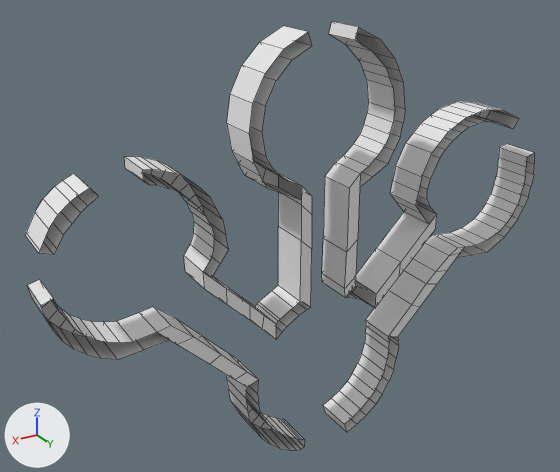
The FBX model Assets/Models/Levels/Addon.fbx, before and after one commit.
Both versions are drawn from a 50 mm lens placed at (95.3, 136.2, 118.1), pointed at (7.1, -10.8, 44.6). The axes (+X, +Y, +Z) are drawn at lower left. The lights are the same throughout. Mesh edges are drawn as thin lines. Where no turn or scale is listed for an object, it has been applied to the vertices. Vertices at the same position are counted once.

The first picture shows 'Walls', 'Walls to Asymmetry', 'Walls to Critical Path', 'Walls to Intimacy'.
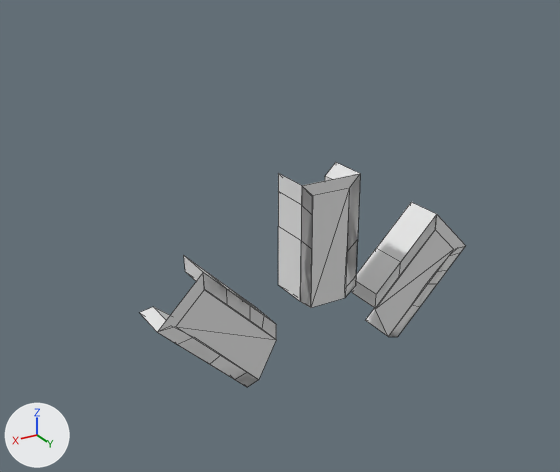
Commit message: widened the moving floors in transition path.

Changed parts and their boxes [x1, y1, x2, y2] in the pictures (560 x 472 px):
'Walls', hidden
    before: [25, 21, 534, 451]
'Floors to Asymmetry', shown
    after: [158, 272, 276, 387]
'Floors to Critical Path', shown
    after: [300, 174, 360, 308]
'Walls to Asymmetry', reshaped
    before: [154, 272, 276, 387]
    after: [140, 256, 276, 387]
'Floors to Intimacy', now drawn
    after: [376, 214, 466, 337]
part 1 of me_cylinder_007, added
    after: [203, 272, 276, 340]
part 2 of me_cylinder_007, added
    after: [158, 327, 258, 387]
part 3 of me_cylinder_006, added
    after: [345, 177, 360, 297]
part 4 of me_cylinder_006, added
    after: [300, 188, 313, 308]
part 5 of me_cylinder_004, added
    after: [184, 256, 203, 281]
part 6 of me_cylinder_004, added
    after: [140, 307, 166, 332]
part 7 of me_cylinder_005, added
    after: [376, 214, 437, 308]
part 8 of me_cylinder_005, added
    after: [391, 246, 465, 337]

Diff of the bpy script that builds the scene:
```diff
--- a/Assets/Models/Levels/Addon.fbx.py
+++ b/Assets/Models/Levels/Addon.fbx.py
@@ me_cylinder_007 @@
 me_cylinder_007.from_pydata(...)  # 6 vertices, 3 faces; spans x 14.6..43.9, y 0.0, z 14.3..45.9
 # verts and faces of me_cylinder_007; kept vertices keep their numbers, new ones are numbered from 6
+# me_cylinder_007 part 1
+verts[6] = (14.6, 0.0, 27.9)  # pixel (276, 324)
+faces += [(0, 4, 6, 2)]
+# me_cylinder_007 part 2
+verts[7] = (22.6, 0.0, 13.3)  # pixel (247, 387)
+faces += [(1, 3, 7, 5)]
 me_cylinder_007.materials.append(mat_puzzleconnector)
@@ me_cylinder_004 @@
 me_cylinder_004.from_pydata(...)  # 40 vertices, 32 faces; spans x 14.6..43.9, y -10.0..0.0, z 13.3..45.9
 # verts and faces of me_cylinder_004; kept vertices keep their numbers, new ones are numbered from 40
+# me_cylinder_004 part 5
+faces += [(0, 10, 11, 4)]
+# me_cylinder_004 part 6
+faces += [(1, 5, 13, 12)]
 me_cylinder_004.materials.append(mat_puzzleconnector)
@@ me_cylinder_006 @@
 me_cylinder_006.from_pydata(...)  # 6 vertices, 3 faces; spans x -8.0..8.0, y 0.0, z 29.5..60.9
 # verts and faces of me_cylinder_006; kept vertices keep their numbers, new ones are numbered from 6
+# me_cylinder_006 part 3
+verts[7] = (-8.0, 0.0, 32.1)  # pixel (355, 285)
+faces += [(0, 5, 7, 3)]
+# me_cylinder_006 part 4
+verts[6] = (8.0, 0.0, 32.1)  # pixel (300, 301)
+faces += [(1, 2, 6, 4)]
 me_cylinder_006.materials.append(mat_puzzleconnector)
@@ me_cylinder_005 @@
 me_cylinder_005.from_pydata(...)  # 7 vertices, 3 faces; spans x -43.9..19.0, y 0.0, z 4.1..45.9
 # verts and faces of me_cylinder_005; kept vertices keep their numbers, new ones are numbered from 7
+# me_cylinder_005 part 7
+verts[8] = (-14.6, 0.0, 27.9)  # pixel (376, 294)
+faces += [(0, 4, 8, 5)]
+# me_cylinder_005 part 8
+verts[7] = (-22.6, 0.0, 13.2)  # pixel (397, 336)
+faces += [(1, 6, 7, 3)]
 me_cylinder_005.materials.append(mat_puzzleconnector)
@@ ob_floors_to_asymmetry @@
 ob_floors_to_asymmetry.location = (0.0, 0.0, 0.0)
-ob_floors_to_asymmetry.hide_viewport = True
@@ ob_walls @@
 ob_walls.location = (0.0, 0.0, 0.0)
+ob_walls.hide_viewport = True
@@ ob_floors_to_critical_path @@
 ob_floors_to_critical_path.location = (0.0, 0.0, 0.0)
-ob_floors_to_critical_path.hide_viewport = True
```
